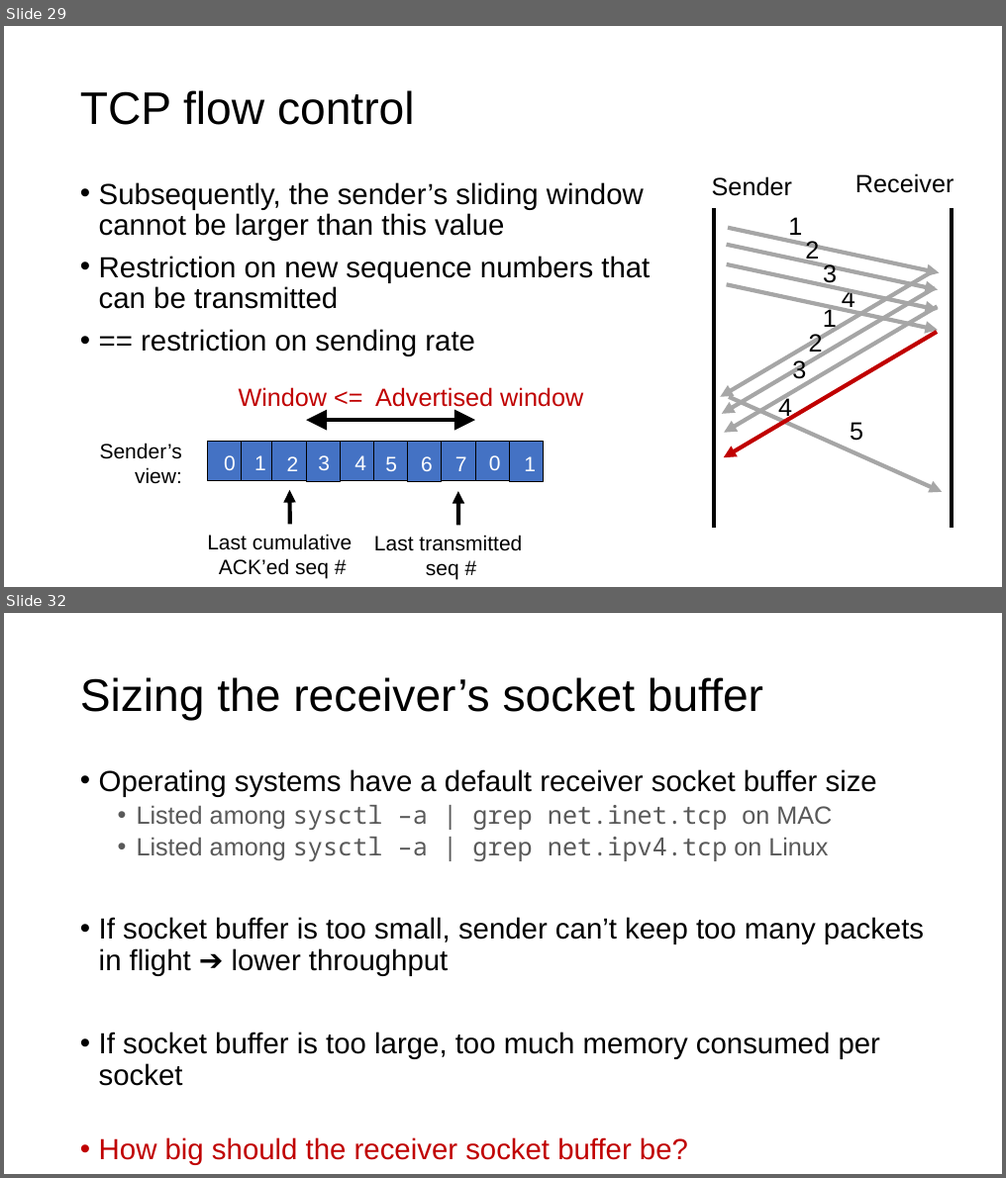
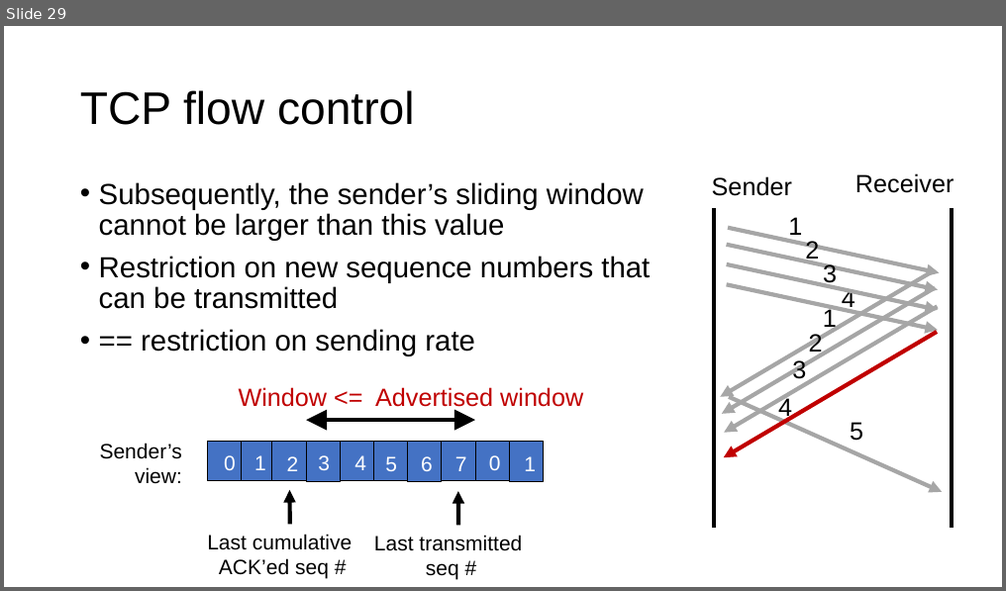
Before and after one commit to ngsrinivas/coursegen, a slide deck: ex/352-F24/staging/352-F24/lectures/15-tp-ordering-flowcontrol.pptx. Shown one above the other, each under a label of ours: slides 29 and 32 before the commit, slide 29 after it; the slides between them are not shown. The pictures are 1006x1178 and 1006x591 pixels, drawn with LibreOffice and Linux fonts; fonts in the diff are those of the drawing. Boxes give left, top, right and bottom in pixels: in the first picture for what was removed or moved away, otherwise in the second. Text is boxed around its words. In the diff, an @@ line names an element or a change of style, - is before the commit and + after.

```diff
--- a/ex/352-F24/staging/352-F24/lectures/15-tp-ordering-flowcontrol.pptx
+++ b/ex/352-F24/staging/352-F24/lectures/15-tp-ordering-flowcontrol.pptx
@@ slide 32 removed at (4, 613, 1002, 1174), background #FFFFFF @@
@@ title removed at (80, 677, 763, 721) @@
-Sizing the receiver’s socket buffer
@@ text removed at (99, 769, 924, 1165) @@
-• Operating systems have a default receiver socket buffer size
-  • Listed among sysctl –a | grep net.inet.tcp on MAC
-  • Listed among sysctl –a | grep net.ipv4.tcp on Linux
-• If socket buffer is too small, sender can’t keep too many packets in flight ➔ lower throughput
-• If socket buffer is too large, too much memory consumed per socket
-• How big should the receiver socket buffer be?
```
Also in this commit, not shown: 6 other slides removed, 4 other files.
